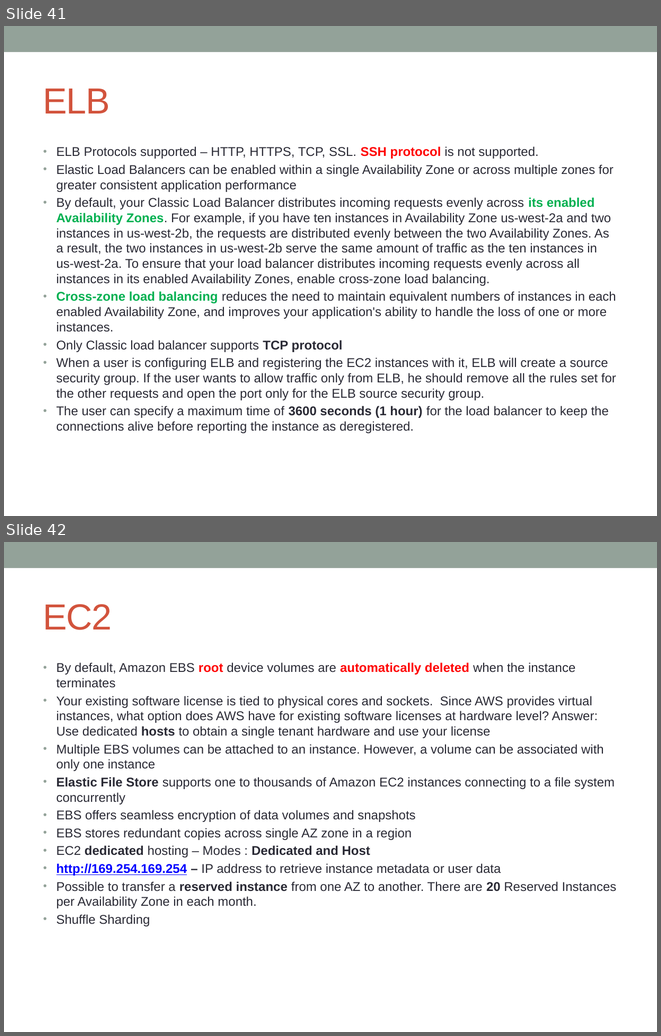
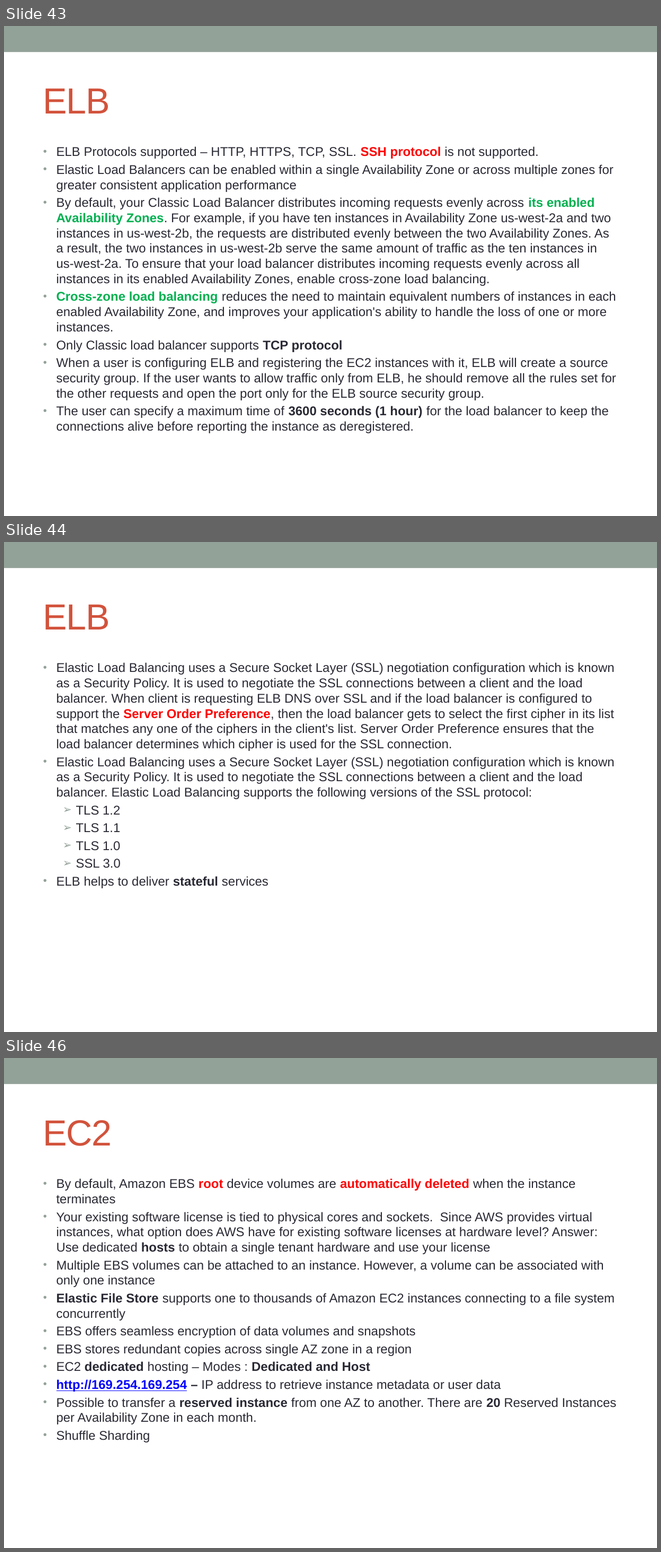
Before and after one commit to notionquest/ProjectDocumentation, a slide deck: AWS_Solution_Architect.pptx. Shown one above the other, each under a label of ours: slides 41 and 42 before the commit, slides 43, 44 and 46 after it; the slides between them are not shown. The pictures are 661x1036 and 661x1552 pixels, drawn with LibreOffice and Linux fonts; fonts in the diff are those of the drawing. Boxes give left, top, right and bottom in pixels: in the first picture for what was removed or moved away, otherwise in the second. Text is boxed around its words. In the diff, an @@ line names an element or a change of style, - is before the commit and + after.

```diff
--- a/AWS_Solution_Architect.pptx
+++ b/AWS_Solution_Architect.pptx
@@ slide 44 added at bbox=[4, 542, 657, 1032], background #FFFFFF; not listed: 1 template element that a slide beside it also shows @@
@@ title added at bbox=[43, 605, 110, 629], 40 pt, text #D2533C @@
+ELB
@@ text added at bbox=[56, 662, 614, 888], 14 pt, text #292934 @@
+• Elastic Load Balancing uses a Secure Socket Layer (SSL) negotiation configuration which is known as a Security Policy. It is used to negotiate the SSL connections between a client and the load balancer. When client is requesting ELB DNS over SSL and if the load balancer is configured to support the Server Order Preference, then the load balancer gets to select the first cipher in its list that matches any one of the ciphers in the client's list. Server Order Preference ensures that the load balancer determines which cipher is used for the SSL connection.
+• Elastic Load Balancing uses a Secure Socket Layer (SSL) negotiation configuration which is known as a Security Policy. It is used to negotiate the SSL connections between a client and the load balancer. Elastic Load Balancing supports the following versions of the SSL protocol:
+  ➢ TLS 1.2
+  ➢ TLS 1.1
+  ➢ TLS 1.0
+  ➢ SSL 3.0
+• ELB helps to deliver stateful services
@@ what was slide 41 is now slide 43 @@
@@ what was slide 42 is now slide 46 @@
```
Also in this commit, not shown: 10 slides changed, 20 other slides added.
